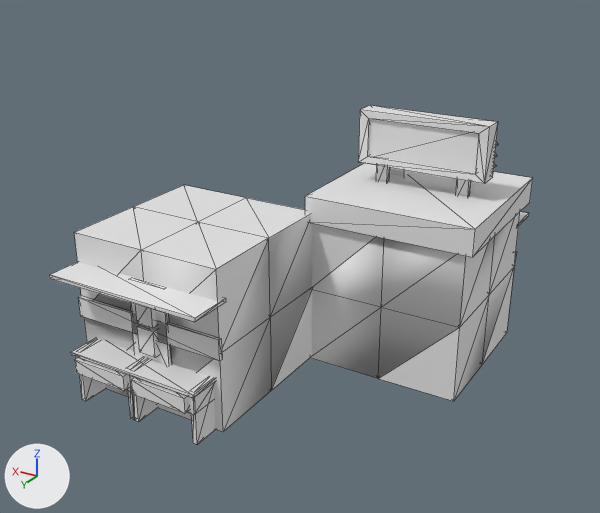
Renders of the OBJ model static/models/1000_1101.obj from each side of a commit.
One viewpoint serves both versions: a 50 mm lens placed at (-1.191, 2.066, 0.874), pointed at (-0.004, 0.087, -0.116). Lighting does not change. The marker at lower left points along +X, +Y and +Z. Mesh edges are drawn as thin lines. Materials are left out; every surface is plain grey. Where no turn or scale is listed for an object, it has been applied to the vertices. Vertices at the same position are counted once.

Objects in the first picture: '1000_1101'.
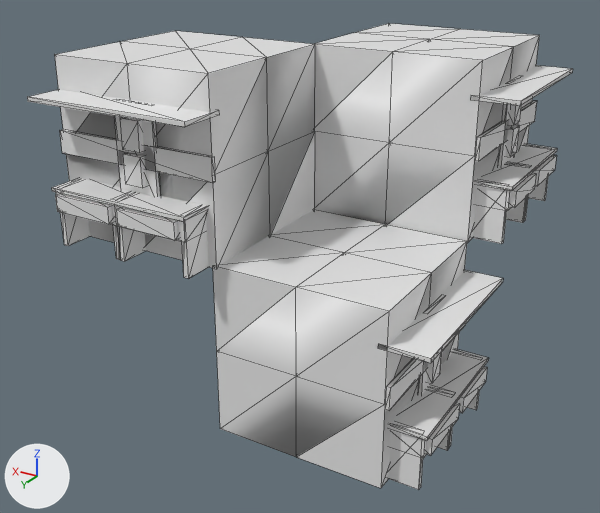
Changed parts and their boxes (x1, y1, x2, y2) in the pictures (600 x 513 px; the box of a moved part takes in the faces that stretch with it):
'1000_1101', reshaped (13% wider, 38% taller): before (49, 105, 533, 444); after (27, 23, 573, 490)
part 1 of me_1000_1101, added: after (497, 104, 518, 167)
part 2 of me_1000_1101, added: after (475, 101, 537, 161)
part 3 of me_1000_1101, added: after (505, 125, 520, 157)
part 4 of me_1000_1101, added: after (509, 105, 522, 126)
part 5 of me_1000_1101, added: after (470, 65, 573, 106)
part 6 of me_1000_1101, moved or reshaped: before (310, 212, 520, 401); after (314, 23, 540, 243)
part 7 of me_1000_1101, added: after (477, 144, 557, 191)
part 8 of me_1000_1101, added: after (534, 155, 557, 186)
part 9 of me_1000_1101, added: after (476, 185, 511, 211)
part 10 of me_1000_1101, added: after (509, 173, 536, 208)
part 11 of me_1000_1101, moved or reshaped (not visible before): after (506, 196, 528, 223)
part 12 of me_1000_1101, added: after (528, 176, 549, 201)
part 13 of me_1000_1101, added: after (473, 205, 507, 244)
part 14 of me_1000_1101, moved or reshaped: before (130, 303, 172, 365); after (418, 361, 431, 395)
part 15 of me_1000_1101, added: after (385, 325, 465, 410)
part 16 of me_1000_1101, added: after (427, 351, 442, 384)
part 17 of me_1000_1101, moved or reshaped (not visible afterwards): before (135, 305, 156, 328)
part 18 of me_1000_1101, added: after (378, 270, 503, 363)
part 19 of me_1000_1101, moved or reshaped: before (74, 185, 312, 432); after (213, 210, 467, 488)
part 20 of me_1000_1101, added: after (390, 349, 488, 440)
part 21 of me_1000_1101, moved or reshaped (not visible before): after (458, 367, 487, 413)
part 22 of me_1000_1101, added: after (390, 429, 427, 458)
part 23 of me_1000_1101, moved or reshaped: before (131, 378, 188, 413); after (426, 403, 460, 455)
part 24 of me_1000_1101, moved or reshaped: before (128, 391, 158, 422); after (438, 426, 453, 450)

What changed in the scene script:
```text
Change me_1000_1101:
    remove me_1000_1101.from_pydata(...)  # 382 vertices, 676 faces; spans x -0.519..0.5, y -0.601..0.608, z -0.509..0.282
    add me_1000_1101.from_pydata(...)  # 405 vertices, 768 faces; spans x -0.598..0.499, y -0.513..0.607, z -0.493..0.5
    me_1000_1101 part 1: a new loose piece, a box spanning x -0.501..-0.49, y -0.335..-0.209, z 0.144..0.404
    me_1000_1101 part 2: a new loose piece, a box spanning x -0.501..-0.49, y -0.513..-0.005, z 0.235..0.298
    me_1000_1101 part 3: a new loose piece, a box spanning x -0.516..-0.47, y -0.299..-0.24, z 0.189..0.27
    me_1000_1101 part 4: a new loose piece, a box spanning x -0.516..-0.47, y -0.299..-0.24, z 0.282..0.364
    me_1000_1101 part 5: a new loose piece, a box spanning x -0.597..-0.464, y -0.513..-0.005, z 0.395..0.407
    me_1000_1101 part 6: the loose piece of 27 vertices spanning x -0.493..0.007, y -0.493..0.007, z -0.509..-0.009 is turned -90 degrees about the z axis through its middle, then moved by (0.004, -0.012, 0.507)
    me_1000_1101 part 7: a new loose piece, a box spanning x -0.587..-0.474, y -0.485..-0.042, z 0.157..0.167
    me_1000_1101 part 8: a new loose piece, a box spanning x -0.594..-0.523, y -0.46..-0.275, z 0.104..0.151
    me_1000_1101 part 9: a new loose piece, a box spanning x -0.58..-0.466, y -0.257..-0.048, z 0.097..0.157
    me_1000_1101 part 10: a new loose piece, a box spanning x -0.594..-0.523, y -0.245..-0.06, z 0.104..0.151
    me_1000_1101 part 11: the loose piece of 12 vertices spanning x -0.259..-0.229, y -0.577..-0.477, z -0.509..-0.343 is turned -90 degrees about the z axis through its middle, then moved by (-0.279, 0.274, 0.507)
    me_1000_1101 part 12: a new loose piece, a box spanning x -0.573..-0.473, y -0.479..-0.464, z -0.002..0.165
    me_1000_1101 part 13: a new loose piece, a box spanning x -0.573..-0.473, y -0.064..-0.049, z -0.002..0.165
    me_1000_1101 part 14: the loose piece of 8 vertices spanning x 0.17..0.296, y 0.501..0.513, z -0.354..-0.094 is turned 90 degrees about the z axis through its middle, then moved by (-0.73, -0.273, 0.007)
    me_1000_1101 part 15: a new loose piece, a box spanning x -0.503..-0.491, y -0.008..0.5, z -0.257..-0.193
    me_1000_1101 part 16: a new loose piece, a box spanning x -0.517..-0.471, y 0.206..0.265, z -0.303..-0.221
    me_1000_1101 part 17: the loose piece of 8 vertices spanning x 0.206..0.265, y 0.481..0.527, z -0.216..-0.134 is turned 90 degrees about the z axis through its middle, then moved by (-0.73, -0.268, 0.007)
    me_1000_1101 part 18: a new loose piece, a box spanning x -0.598..-0.465, y -0.008..0.5, z -0.096..-0.085
    me_1000_1101 part 19: the loose piece of 27 vertices spanning x 0.0..0.5, y 0.0..0.5, z -0.5..0.0 is turned 90 degrees about the z axis through its middle, then moved by (-0.49, 0.0, 0.007)
    me_1000_1101 part 20: a new loose piece, a box spanning x -0.589..-0.475, y 0.02..0.463, z -0.335..-0.325
    me_1000_1101 part 21: the loose piece of 8 vertices spanning x -0.437..-0.253, y -0.598..-0.527, z -0.404..-0.357 is turned -90 degrees about the z axis through its middle, then moved by (-0.215, 0.701, 0.016)
    me_1000_1101 part 22: a new loose piece, a box spanning x -0.581..-0.467, y 0.248..0.457, z -0.394..-0.334
    me_1000_1101 part 23: the loose piece of 8 vertices spanning x 0.045..0.23, y 0.534..0.605, z -0.394..-0.347 is turned 90 degrees about the z axis through its middle, then moved by (-0.697, -0.217, 0.007)
    me_1000_1101 part 24: the loose piece of 12 vertices spanning x 0.236..0.266, y 0.484..0.584, z -0.5..-0.333 is turned 90 degrees about the z axis through its middle, then moved by (-0.775, -0.283, 0.007)
    me_1000_1101 part 25: the loose piece of 8 vertices spanning x -0.448..-0.433, y -0.577..-0.477, z -0.509..-0.343 is turned -90 degrees about the z axis through its middle, then moved by (-0.083, 0.561, 0.016)
    me_1000_1101 part 26: the loose piece of 8 vertices spanning x 0.026..0.041, y 0.484..0.584, z -0.5..-0.333 is turned 90 degrees about the z axis through its middle, then moved by (-0.558, -0.085, 0.007)
    me_1000_1101 part 27: a new loose piece, a box spanning x 0.169..0.295, y 0.499..0.511, z 0.146..0.406
    me_1000_1101 part 28: the loose piece of 8 vertices spanning x -0.008..0.5, y 0.501..0.513, z -0.264..-0.2 is moved by (-0.001, -0.002, 0.5)
    me_1000_1101 part 29: 30 loose pieces with 248 vertices, spanning x -0.519..0.5, y -0.601..0.608, z -0.509..0.282, are deleted
    me_1000_1101 part 30: 119 vertices added at x -0.009..0.499, y -0.002..0.607, z 0.0..0.5
```
